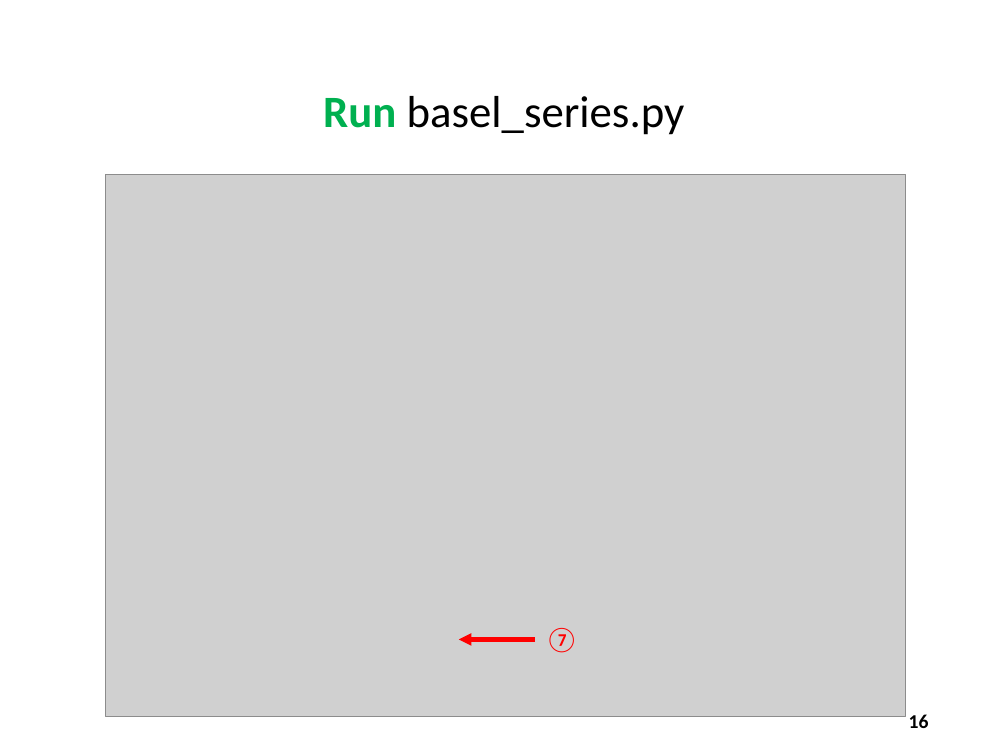
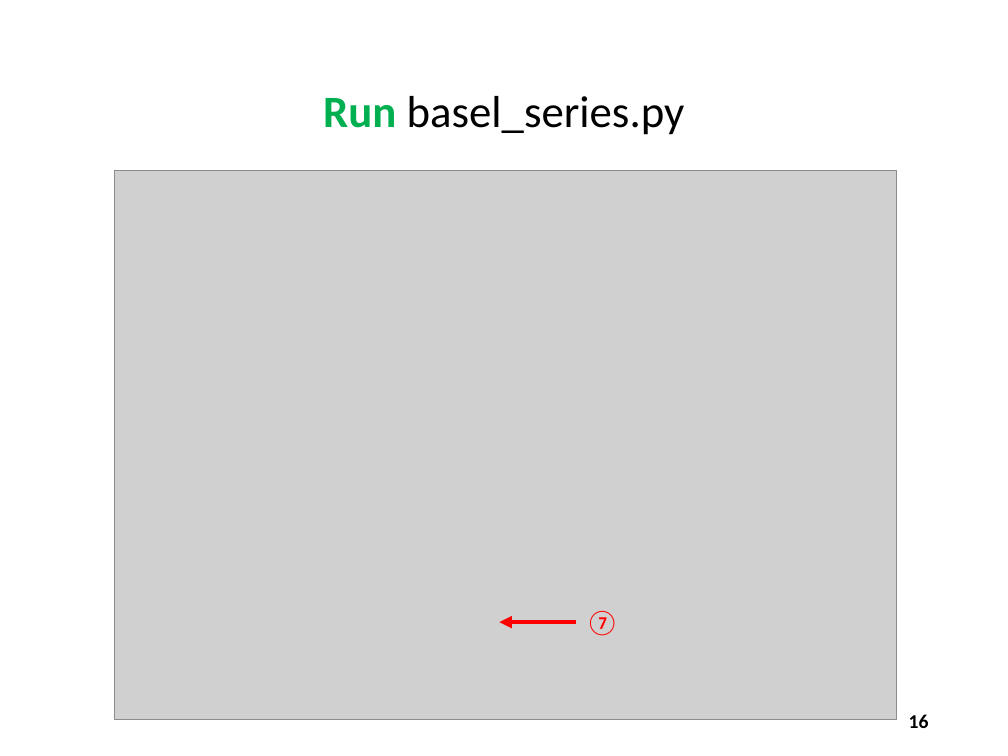
Before and after one commit to dbiersach/csi-spark-prep, a slide deck: slide 16 of slides/Session 02 - Arrays and Algorithms/Session 02 - Arrays and Algorithms.pptx. Drawn at 1008x756 pixels with LibreOffice and Linux fonts; fonts in the diff are those of the drawing; grey boxes stand for pictures. Boxes give left, top, right and bottom in pixels: in the first picture for what was removed or moved away, otherwise in the second. Text is boxed around its words. In the diff, an @@ line names an element or a change of style, - is before the commit and + after.

Commit message:
Fix range on Basel series

```diff
--- a/slides/Session 02 - Arrays and Algorithms/Session 02 - Arrays and Algorithms.pptx
+++ b/slides/Session 02 - Arrays and Algorithms/Session 02 - Arrays and Algorithms.pptx
@@ picture: place and size @@
-picture at bbox=[105, 174, 905, 717]
+picture at bbox=[114, 170, 896, 719]
@@ arrow moved from (535, 639) - (459, 639) to (576, 622) - (499, 622) @@
@@ text "⑦": place and size @@
-text "⑦" at bbox=[545, 628, 578, 653]
+text "⑦" at bbox=[586, 611, 619, 636]
```
Also in this commit, not shown: 4 other slides changed, 2 slides added, 1 other file.
